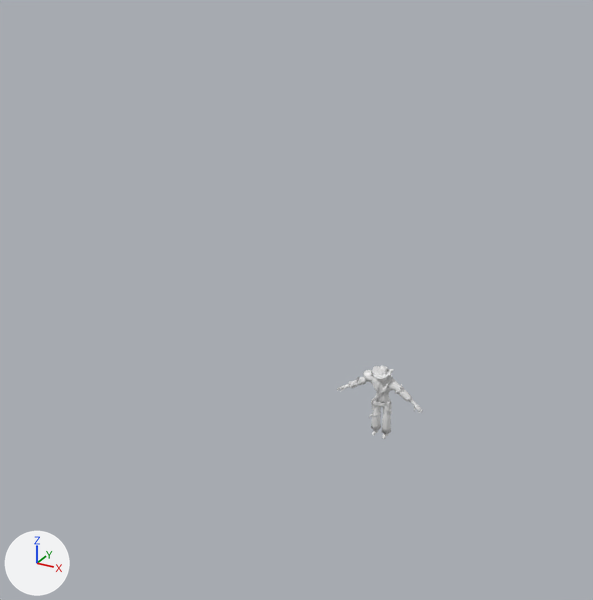
The Blender file Modelos/breder cowboy/breder semana 15.blend as it was, and as the next commit left it.
The view is the same before and after, from a 50 mm lens placed at (7.89, -14.31, 9.9), pointed at (0.27, -0.46, 2.97). Lighting does not change. The marker at lower left points along +X, +Y and +Z. The same objects are shown in both versions, whatever each file hides.

Names of what the first picture shows: 'Cowboy'.
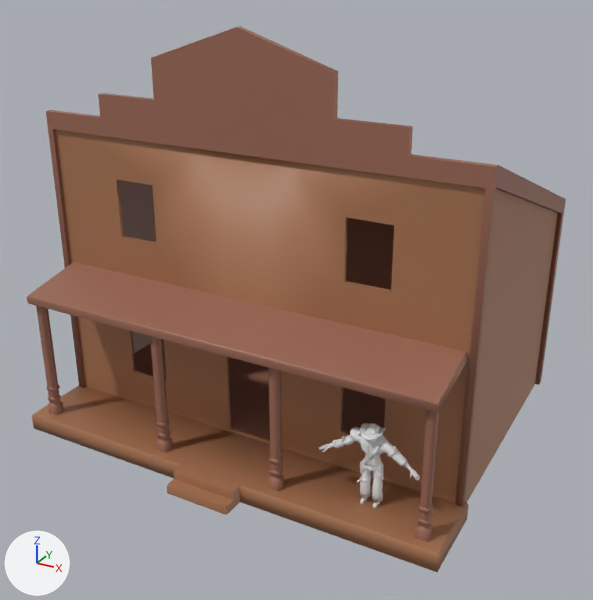
What differs and where, as boxes [x1, y1, x2, y2] in the pictures (593 x 600 px):
'Cube', added (brown)
    after: [26, 26, 566, 572]
    faces in mat_material_banco1 (brown #a87452): [32, 129, 558, 572]
    faces in mat_material_banco2 (brown #9b6855): [26, 26, 566, 542]
'Cowboy', moved
    before: [337, 366, 423, 439]
    after: [319, 423, 420, 508]

What changed in the scene script:
```text
Add mat_material_banco1:
    mat_material_banco1 = principled_material('Material.banco1')
    mat_material_banco1.base_color = (0.391, 0.173, 0.0848)  # brown #a87352
Add mat_material_banco2:
    mat_material_banco2 = principled_material('Material.banco2')
    mat_material_banco2.base_color = (0.327, 0.14, 0.0918)  # brown #9b6955
Add me_cube:
    me_cube.from_pydata(...)  # 259 vertices, 224 faces; spans x 0.0..4.68, y -3.96..4.04, z 0.0..8.55
    me_cube.polygons.foreach_set('use_smooth', [True] * 224)
    # faces by material slot: [66, 158]
    me_cube.materials.append(mat_material_banco1)  # brown #a87352
    me_cube.materials.append(mat_material_banco2)  # brown #9b6955
Change ob_cowboy:
    ob_cowboy.location: (2.1, 0.0, 0.0) -> (3.07, -2.72, 0.37)
Add ob_cube:
    ob_cube = bpy.data.objects.new('Cube', me_cube)
    ob_cube.location = (0.0, 0.0, 0.0)
    _m = ob_cube.modifiers.new('Mirror', 'MIRROR')
    _m.use_clip = True
```
